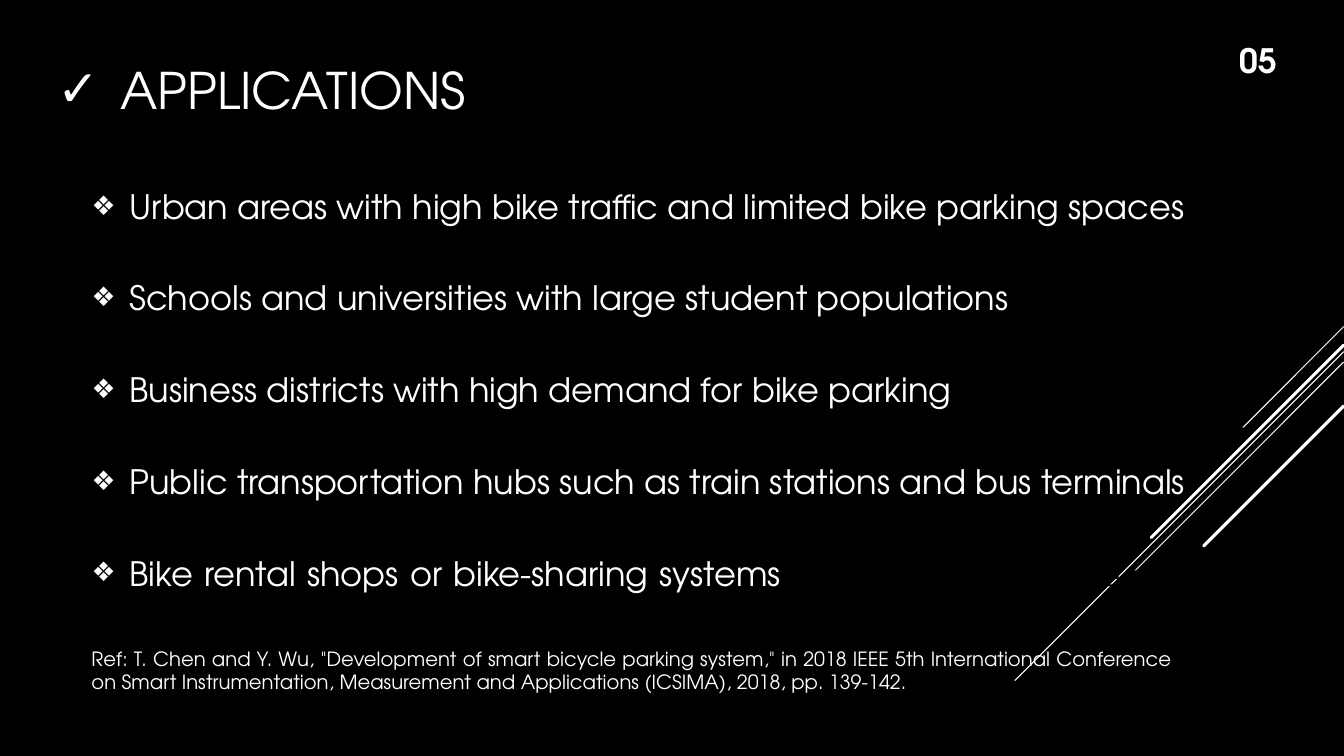
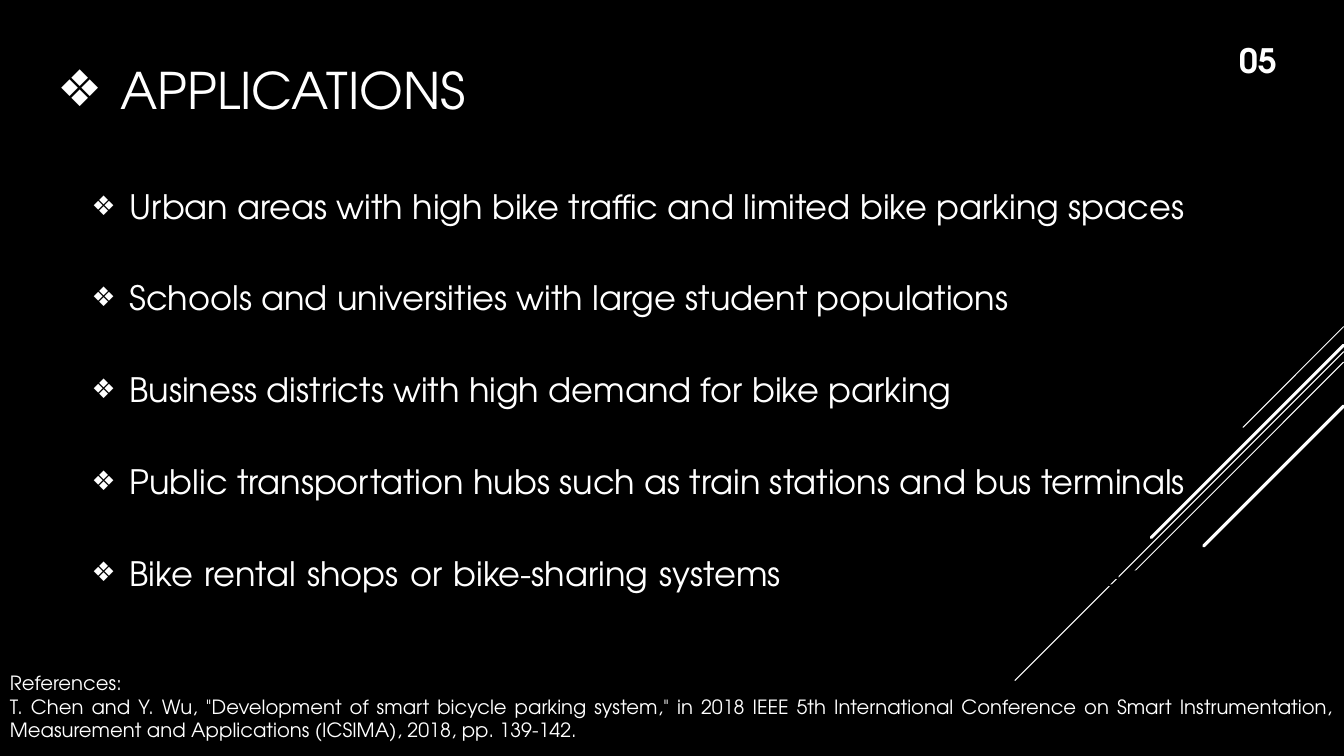
Before and after one commit to istyaque-ahammed/Technical-Writing-and-Presentation, a slide deck: slide 6 of Technical_Presentation.pptx. Drawn at 1344x756 pixels with LibreOffice and Linux fonts; fonts in the diff are those of the drawing. Boxes give left, top, right and bottom in pixels: in the first picture for what was removed or moved away, otherwise in the second. Text is boxed around its words. In the diff, an @@ line names an element or a change of style, - is before the commit and + after.

```diff
--- a/Technical_Presentation.pptx
+++ b/Technical_Presentation.pptx
@@ title "APPLICATIONS" at (120, 71, 465, 110): bullet ✓ to ❖ @@
@@ text at (10, 675, 1332, 741): text changed @@
-Ref: T. Chen and Y. Wu, "Development of smart bicycle parking system," in 2018 IEEE 5th International Conference on Smart Instrumentation, Measurement and Applications (ICSIMA), 2018, pp. 139-142.
+References:
+T. Chen and Y. Wu, "Development of smart bicycle parking system," in 2018 IEEE 5th International Conference on Smart Instrumentation, Measurement and Applications (ICSIMA), 2018, pp. 139-142.
```
Also in this commit, not shown: 8 other slides changed.
